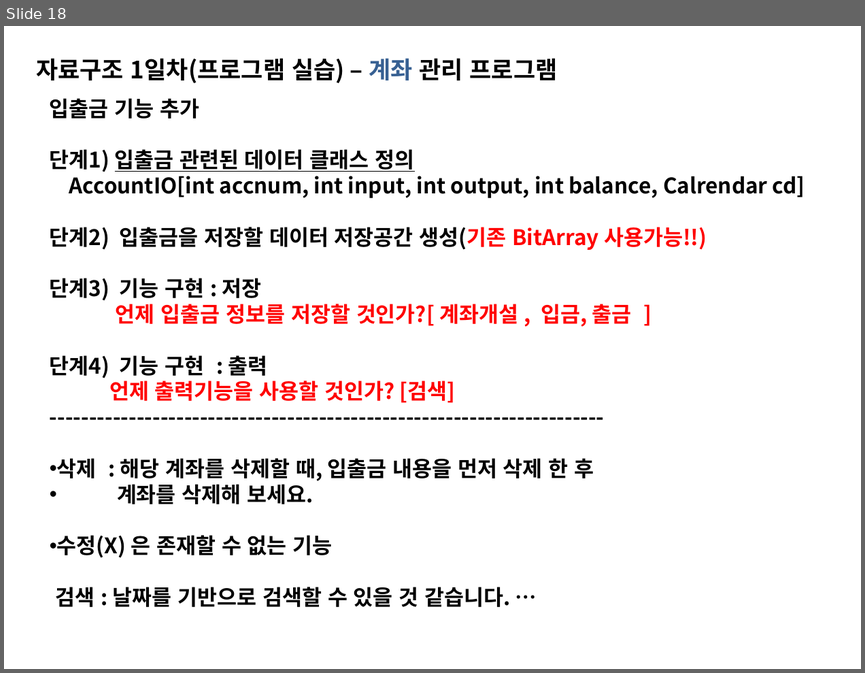
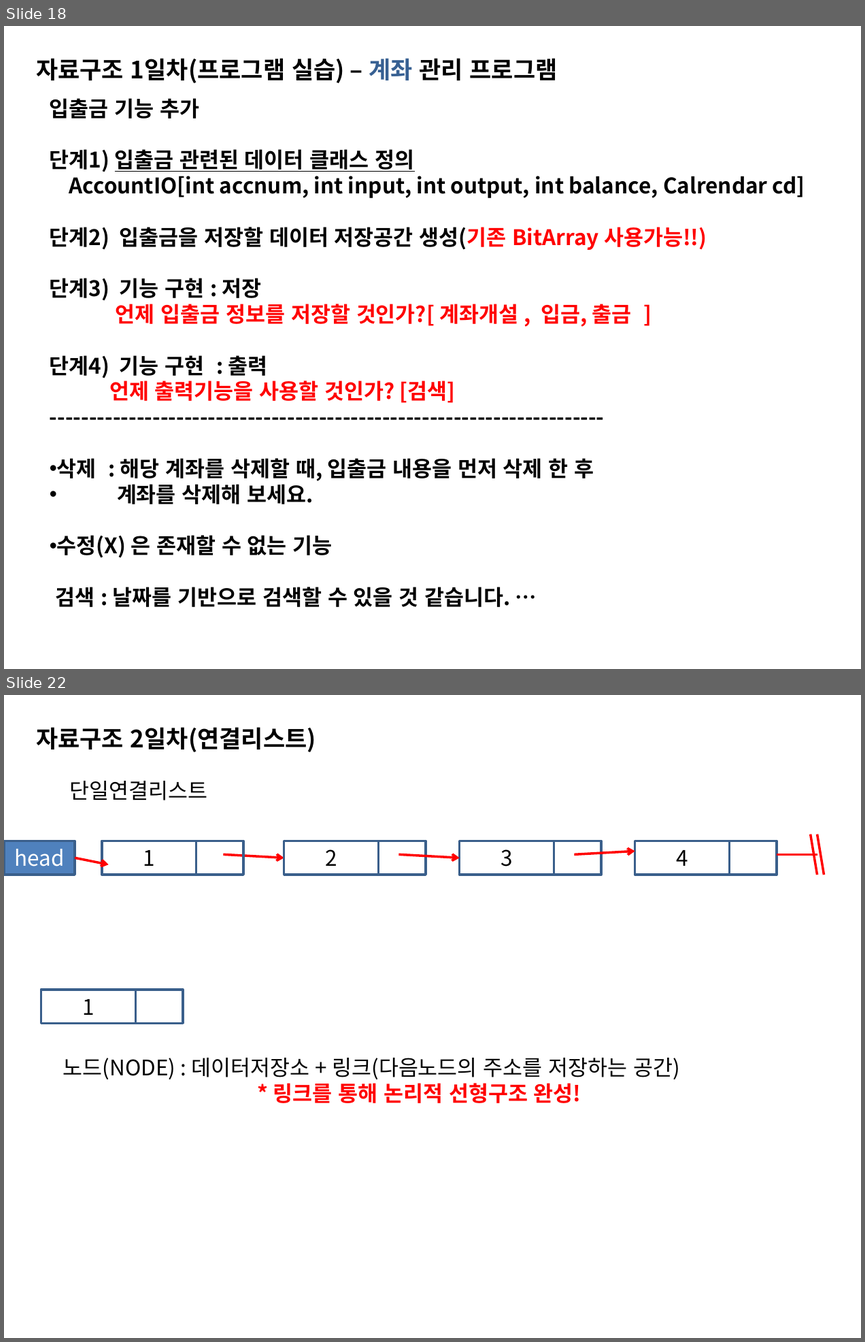
Before and after one commit to sing2song/TILDS, a slide deck: Java자료구조.pptx. Shown one above the other, each under a label of ours: slide 18 before the commit, slides 18 and 22 after it; the slides between them are not shown. The pictures are 865x673 and 865x1342 pixels, drawn with LibreOffice and Linux fonts; fonts in the diff are those of the drawing. Boxes give left, top, right and bottom in pixels: in the first picture for what was removed or moved away, otherwise in the second. Text is boxed around its words. In the diff, an @@ line names an element or a change of style, - is before the commit and + after.

```diff
--- a/Java자료구조.pptx
+++ b/Java자료구조.pptx
@@ slide 22 added at box(4, 695, 861, 1338), background #FFFFFF @@
@@ text added at box(36, 727, 316, 752), 20 pt, text #000000, bold @@
+자료구조 2일차(연결리스트)
@@ text added at box(70, 781, 208, 800), 18 pt, text #000000 @@
+단일연결리스트
@@ line added from (810, 834) to (817, 875), #FF0000 2 pt @@
@@ line added from (817, 834) to (824, 875), #FF0000 2 pt @@
@@ rectangle added at box(4, 841, 75, 874), fill #4F81BD, outline #3A5F8C 2 pt, 18 pt, text #FFFFFF @@
+head
@@ arrow added from (75, 858) to (109, 864), #FF0000 2 pt @@
@@ rectangle added at box(102, 841, 196, 874), outline #3A5F8C 2 pt, 18 pt, text #000000 @@
+1
@@ rectangle added at box(196, 841, 243, 874), outline #3A5F8C 2 pt @@
@@ arrow added from (224, 854) to (284, 858), #FF0000 2 pt @@
@@ rectangle added at box(284, 841, 379, 874), outline #3A5F8C 2 pt, 18 pt, text #000000 @@
+2
@@ rectangle added at box(379, 841, 426, 874), outline #3A5F8C 2 pt @@
@@ arrow added from (399, 854) to (459, 858), #FF0000 2 pt @@
@@ rectangle added at box(459, 841, 553, 874), outline #3A5F8C 2 pt, 18 pt, text #000000 @@
+3
@@ rectangle added at box(554, 841, 601, 874), outline #3A5F8C 2 pt @@
@@ arrow added from (574, 854) to (634, 851), #FF0000 2 pt @@
@@ rectangle added at box(634, 841, 729, 874), outline #3A5F8C 2 pt, 18 pt, text #000000 @@
+4
@@ rectangle added at box(729, 841, 776, 874), outline #3A5F8C 2 pt @@
@@ line added from (777, 854) to (817, 854), #FF0000 2 pt @@
@@ rectangle added at box(41, 989, 135, 1023), outline #3A5F8C 2 pt, 18 pt, text #000000 @@
+1
@@ rectangle added at box(136, 989, 183, 1023), outline #3A5F8C 2 pt @@
@@ text added at box(63, 1057, 680, 1103), 18 pt, text #000000 @@
+노드(NODE) : 데이터저장소 + 링크(다음노드의 주소를 저장하는 공간)
+* 링크를 통해 논리적 선형구조 완성!
```
Also in this commit, not shown: 42 other slides added, 4 other files.
